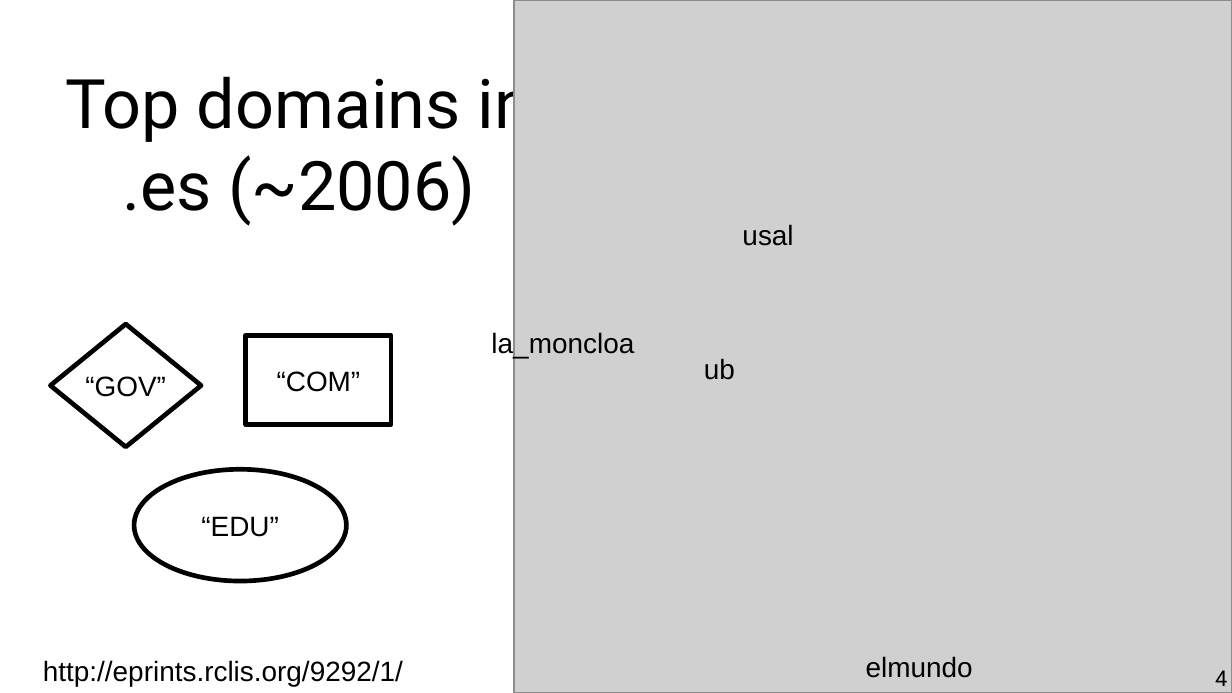
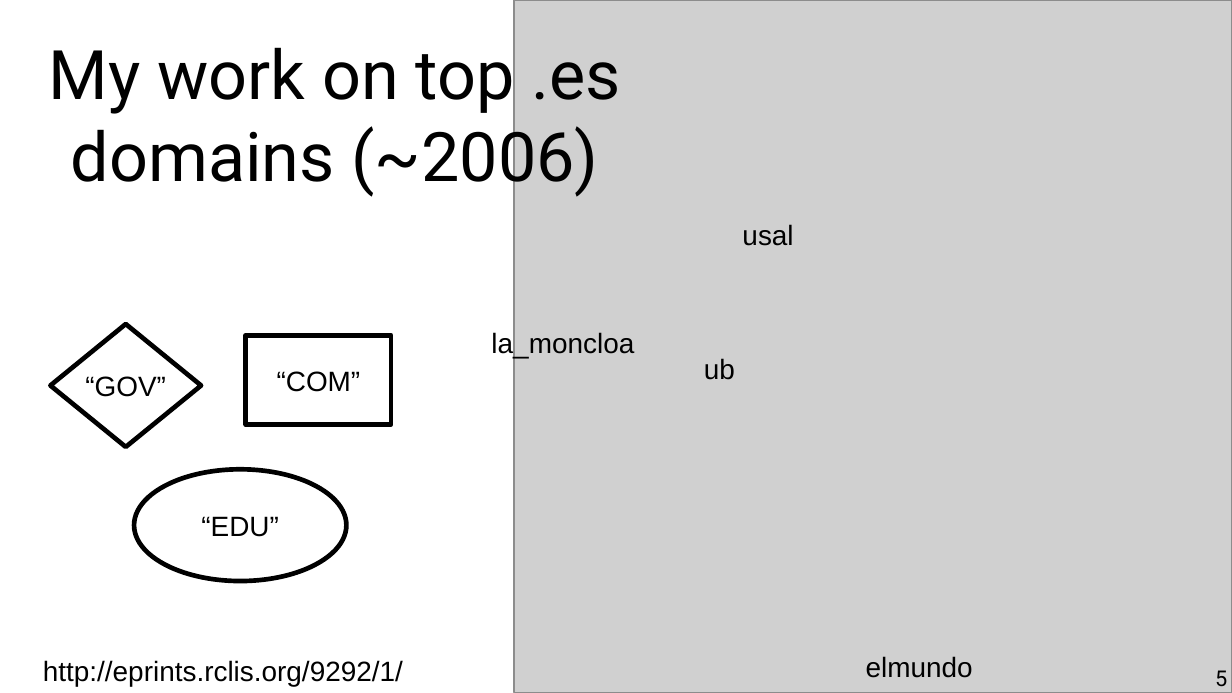
Before and after one commit to chatox/networks-science-course, a slide deck: slide 5 of theory/odp/tt01_personal_introduction.odp (slide 4 before the commit). Drawn at 1232x693 pixels with LibreOffice and Linux fonts; fonts in the diff are those of the drawing; grey boxes stand for pictures. Boxes give left, top, right and bottom in pixels: in the first picture for what was removed or moved away, otherwise in the second. Text is boxed around its words. In the diff, an @@ line names an element or a change of style, - is before the commit and + after.

```diff
--- a/theory/odp/tt01_personal_introduction.odp
+++ b/theory/odp/tt01_personal_introduction.odp
@@ title at <box>49,37,621,197</box>: text changed @@
-Top domains in .es (~2006)
+My work on top .es domains (~2006)
@@ page number at <box>1215,670,1227,687</box>: text changed @@
-4
+5
```
Also in this commit, not shown: 2 other slides changed, 1 slide added, 6 other files.
